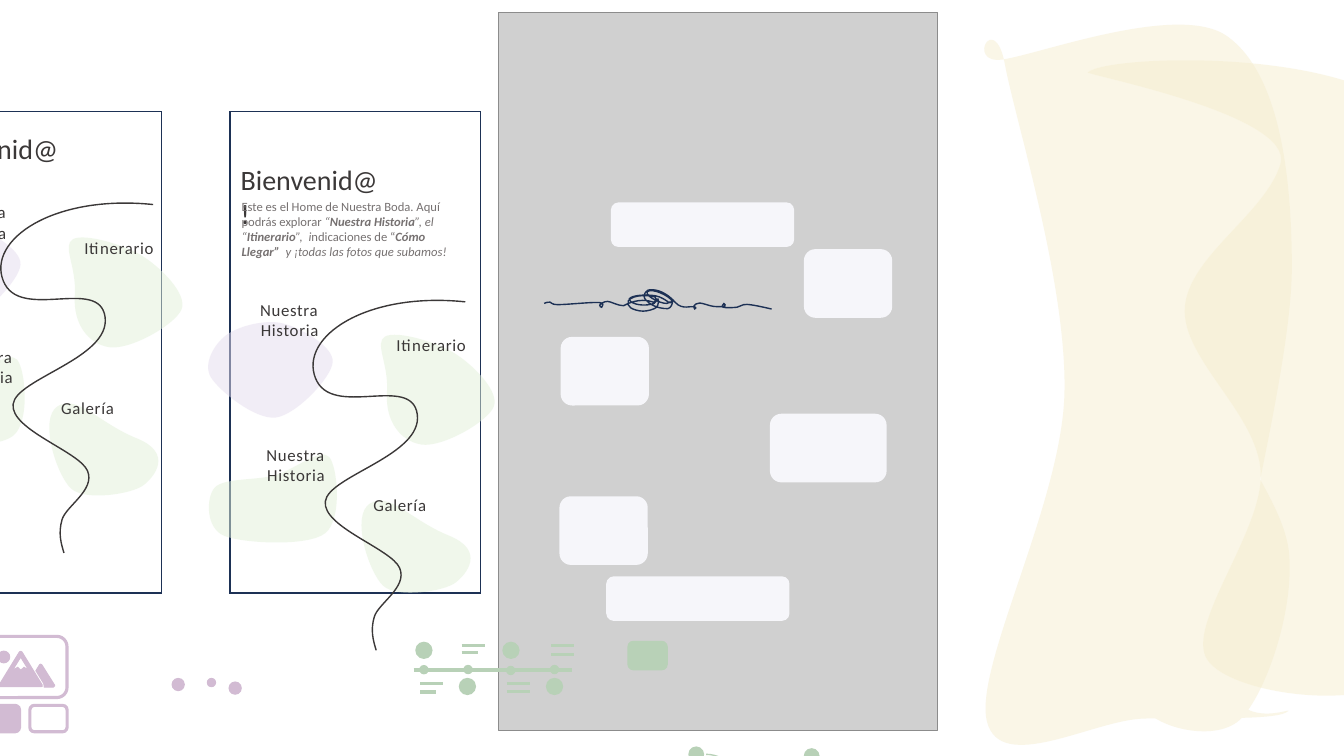
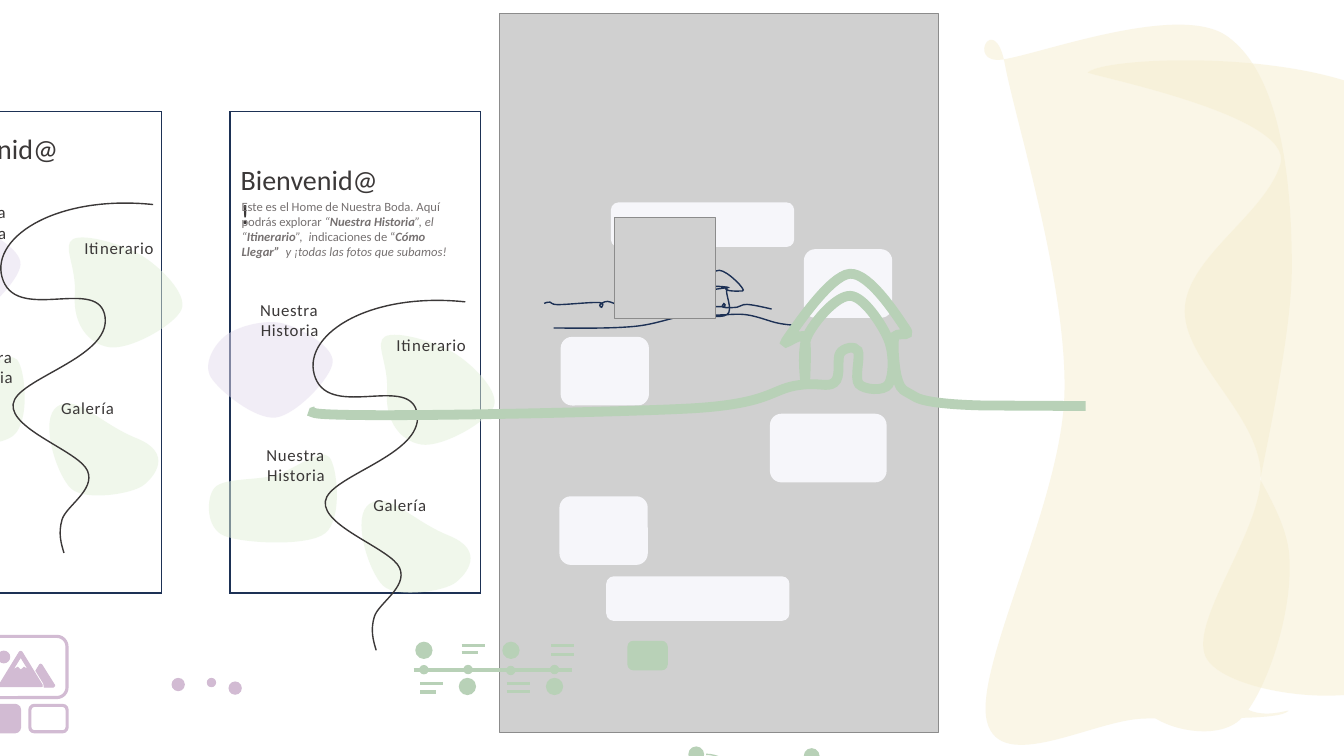
Before and after one commit to jreyesgfi/bodaLuisroNatalia, a slide deck: slide 1 of material2.pptm. Drawn at 1344x756 pixels with LibreOffice and Linux fonts; fonts in the diff are those of the drawing; grey boxes stand for pictures. Boxes give left, top, right and bottom in pixels: in the first picture for what was removed or moved away, otherwise in the second. Text is boxed around its words. In the diff, an @@ line names an element or a change of style, - is before the commit and + after.

```diff
--- a/material2.pptm
+++ b/material2.pptm
@@ picture added at (x1=614, y1=218, x2=715, y2=319) @@
@@ freeform shape added at (x1=314, y1=274, x2=1086, y2=415), outline #B8D1B7 7 pt @@
@@ freeform shape added at (x1=554, y1=270, x2=797, y2=328), outline #1E3256 1 pt @@
```
Also in this commit, not shown: 4 slides added, 10 other files.
